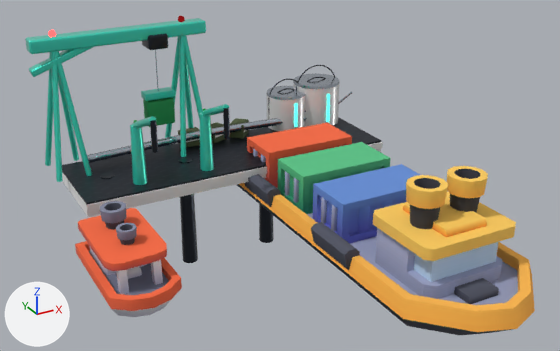
The glTF model public/models/buildings/dock-T2.glb as it was, and as the next commit left it.
The view is the same before and after, from a 50 mm lens placed at (-5.42, -12.65, 6.22), pointed at (-0.17, -3.11, 1.45). The axes (+X, +Y, +Z) are drawn at lower left. The lights are the same throughout. The first picture is the older version. Where no turn or scale is listed for an object, it has been applied to the vertices.
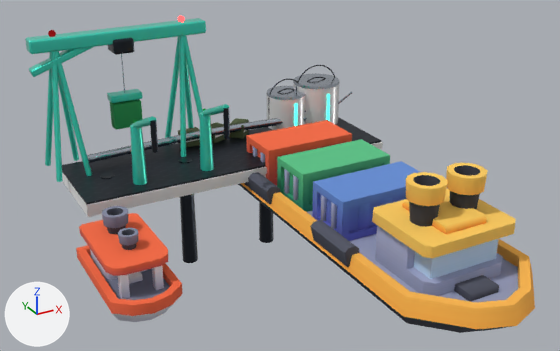
ob_node_23 is not drawn itself; it is the parent of ob_ship_cargo_a.
ob_node_30 is not drawn itself; it is the parent of ob_boat_tug_a.

Where the change shows, as pixel boxes (x1, y1, x2, y2) in the pictures (560 x 351 px):
'ship-cargo-a_1', moved: before (236, 166, 535, 335); after (238, 163, 535, 333)
'boat-tug-a_1', moved: before (75, 201, 182, 317); after (76, 206, 183, 322)
'cargo-a', moved: before (313, 164, 420, 243); after (312, 161, 420, 241)
'cargo-b', moved: before (278, 142, 390, 214); after (277, 139, 390, 212)
'cargo-c', moved: before (247, 123, 352, 188); after (246, 120, 352, 185)
'Mesh_34', moved: before (143, 97, 175, 127); after (110, 99, 142, 130)
'Mesh_33', moved: before (141, 87, 175, 101); after (107, 89, 143, 103)
'Mesh_31', moved: before (142, 34, 168, 50); after (108, 38, 134, 55)

The change, as a list of edits to the scene's bpy script:
```text
Change ob_node_23:
    ob_node_23.parent: ob_node_22 -> ob_anim_bob
Change ob_node_30:
    ob_node_30.parent: ob_node_29 -> ob_anim_bob_001
Change ob_mesh_31:
    ob_mesh_31.location: (-1.0, -0.2, 3.03) -> (-1.6, -0.2, 3.03)
Change ob_mesh_32:
    ob_mesh_32.location: (-1.0, -0.2, 2.52) -> (-1.6, -0.2, 2.58)
Change ob_mesh_33:
    ob_mesh_33.location: (-1.0, -0.2, 2.07) -> (-1.6, -0.2, 2.13)
Change ob_mesh_34:
    ob_mesh_34.location: (-1.0, -0.2, 1.75) -> (-1.6, -0.2, 1.81)
Add ob_anim_bob_001:
    ob_anim_bob_001 = bpy.data.objects.new('anim:bob.001', None)
    ob_anim_bob_001.parent = ob_node_3
    ob_anim_bob_001.location = (-2.6, -3.0, -0.0309)
Add ob_anim_bob:
    ob_anim_bob = bpy.data.objects.new('anim:bob', None)
    ob_anim_bob.parent = ob_node_3
    ob_anim_bob.location = (1.2, -3.6, 0.0373)
```
